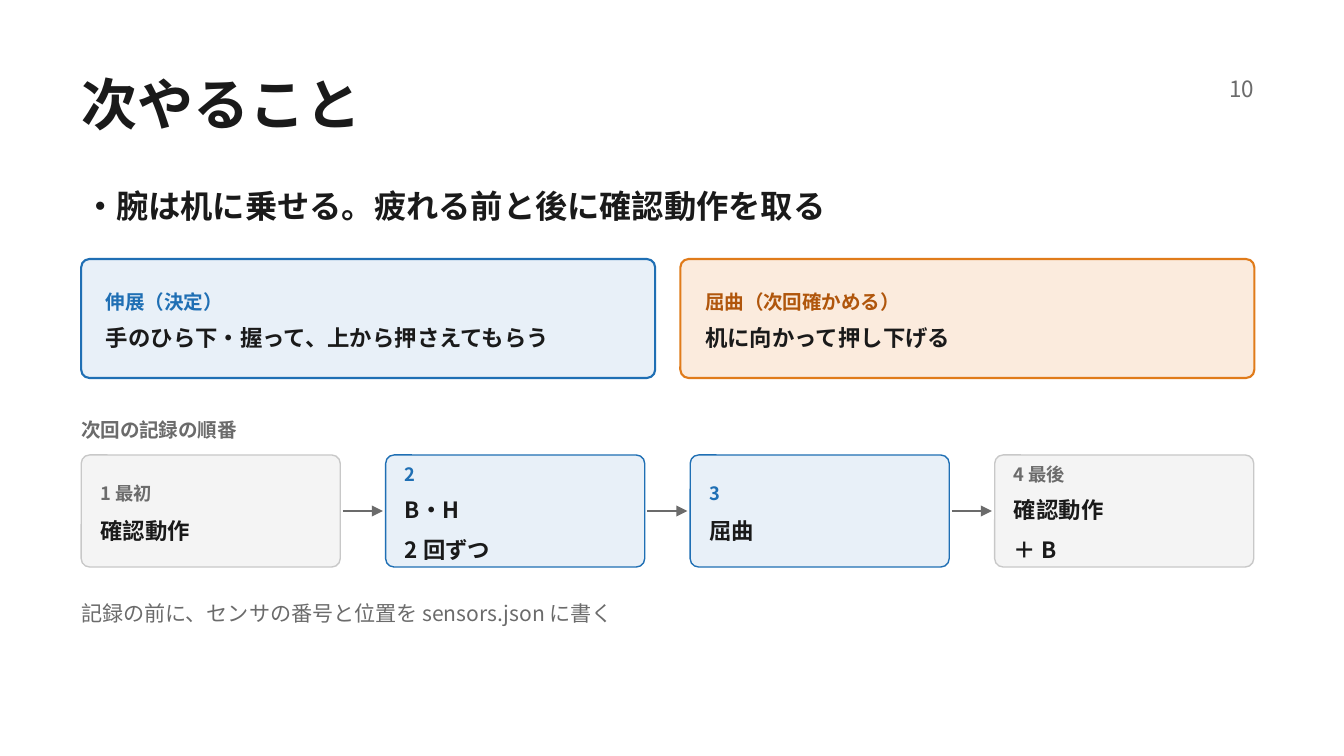
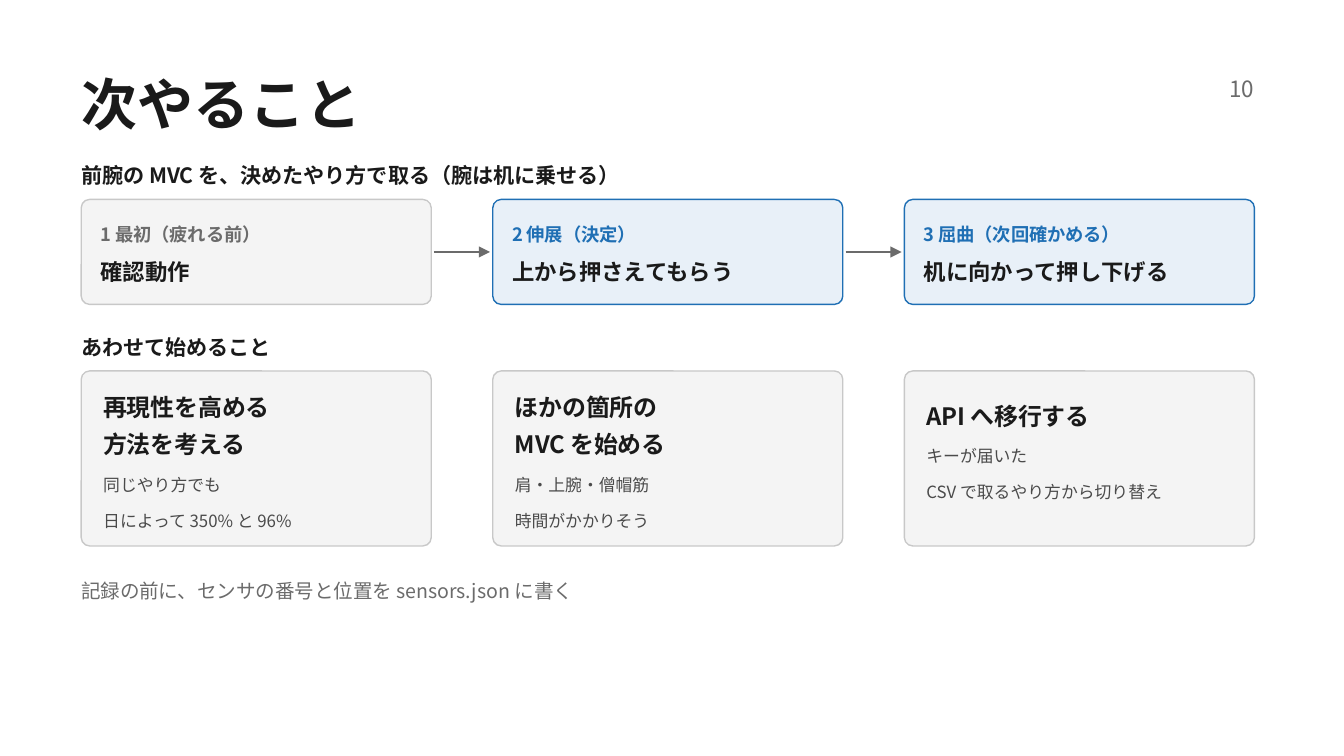
Before and after one commit to t-kume-dev/research2026, a slide deck: slide 11 of docs/progress/slides/2026-10-08.pptx. Drawn at 1344x756 pixels with LibreOffice and Linux fonts; fonts in the diff are those of the drawing. Boxes give left, top, right and bottom in pixels: in the first picture for what was removed or moved away, otherwise in the second. Text is boxed around its words. In the diff, an @@ line names an element or a change of style, - is before the commit and + after.

```diff
--- a/docs/progress/slides/2026-10-08.pptx
+++ b/docs/progress/slides/2026-10-08.pptx
@@ text at <box>81,165,619,185</box>: text changed; size 17.2 to 11.2 pt @@
-・腕は机に乗せる。疲れる前と後に確認動作を取る
+前腕の MVC を、決めたやり方で取る（腕は机に乗せる）
@@ rounded rectangle "1 最初（疲れる前）": place and size @@
-rounded rectangle "1 最初（疲れる前）" at <box>81,456,340,567</box>
+rounded rectangle "1 最初（疲れる前）" at <box>81,199,430,304</box>
@@ rounded rectangle "1 最初（疲れる前）" at <box>81,199,430,304</box>: proportions changed @@
@@ rounded rectangle "2 伸展（決定）": place and size @@
-rounded rectangle "2 伸展（決定）" at <box>81,259,655,379</box>
+rounded rectangle "2 伸展（決定）" at <box>493,199,843,304</box>
@@ rounded rectangle "2 伸展（決定）" at <box>493,199,843,304</box>: outline #1F6FB4 1.12 pt to #1F6FB4 0.75 pt; proportions changed @@
@@ rounded rectangle "3 屈曲（次回確かめる）": place and size @@
-rounded rectangle "3 屈曲（次回確かめる）" at <box>680,259,1254,379</box>
+rounded rectangle "3 屈曲（次回確かめる）" at <box>905,199,1254,304</box>
@@ rounded rectangle "3 屈曲（次回確かめる）" at <box>905,199,1254,304</box>: fill #FBEBDD to #E8F0F8; outline #E07B1A 1.12 pt to #1F6FB4 0.75 pt; proportions changed @@
@@ text in rounded rectangle at <box>100,225,260,243</box>: text changed @@
-1 最初
+1 最初（疲れる前）
@@ text in rounded rectangle at <box>512,225,734,282</box>: text changed @@
-伸展（決定）
-手のひら下・握って、上から押さえてもらう
+2 伸展（決定）
+上から押さえてもらう
@@ text in rounded rectangle at <box>924,225,1120,243</box>: text changed; size 10.5 to 9.8 pt; text colour #B0560C to #1F6FB4 @@
-屈曲（次回確かめる）
+3 屈曲（次回確かめる）
@@ arrow added from (434, 253) to (491, 253), #6B6B6B 1.5 pt @@
@@ arrow added from (845, 253) to (902, 253), #6B6B6B 1.5 pt @@
@@ text in rounded rectangle at <box>924,261,1169,282</box>: line spacing 1.2 to 1.3 @@
@@ text added at <box>81,337,271,357</box>, 11.2 pt, text #1A1A1A, bold @@
+あわせて始めること
@@ rounded rectangle added at <box>81,371,430,546</box>, fill #F4F4F4, outline #C8C8C8 0.75 pt, 9 pt, text #4A4A4A @@
+再現性を高める
+方法を考える
+同じやり方でも
+日によって 350% と 96%
@@ rounded rectangle added at <box>493,371,843,546</box>, fill #F4F4F4, outline #C8C8C8 0.75 pt, 9 pt, text #4A4A4A @@
+ほかの箇所の
+MVC を始める
+肩・上腕・僧帽筋
+時間がかかりそう
@@ rounded rectangle added at <box>905,371,1254,546</box>, fill #F4F4F4, outline #C8C8C8 0.75 pt, 9 pt, text #4A4A4A @@
+API へ移行する
+キーが届いた
+CSV で取るやり方から切り替え
@@ text removed at <box>81,420,237,439</box> @@
-次回の記録の順番
@@ rounded rectangle removed at <box>386,456,645,567</box> @@
-2
-B・H
-2 回ずつ
@@ rounded rectangle removed at <box>691,456,950,567</box> @@
-3
-屈曲
@@ rounded rectangle removed at <box>995,456,1254,567</box> @@
-4 最後
-確認動作
-＋ B
@@ arrow removed from (343, 511) to (383, 511) @@
@@ arrow removed from (648, 511) to (687, 511) @@
@@ arrow removed from (952, 511) to (992, 511) @@
@@ text "記録の前に、センサの番号と位置を sensors.json に書く": place and size @@
-text "記録の前に、センサの番号と位置を sensors.json に書く" at <box>81,603,613,626</box>
+text "記録の前に、センサの番号と位置を sensors.json に書く" at <box>81,581,573,603</box>
@@ text "記録の前に、センサの番号と位置を sensors.json に書く" at <box>81,581,573,603</box>: size 11.2 to 10.5 pt @@
```
Also in this commit, not shown: 1 other slide changed, 3 other files.
